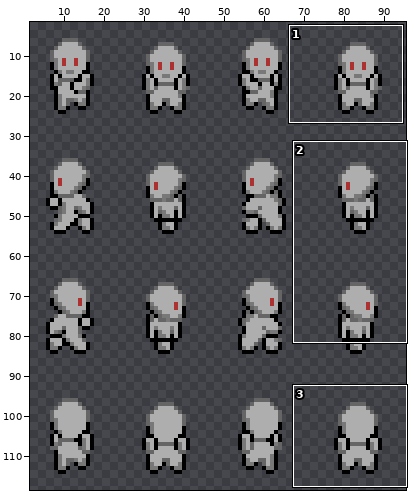
Sprite sheet: Dungeon-Crawler (Godot)/dungeonCrawlerAssets/baseClass-Sheet.png. Above, an overview of the earlier version with the close-up marked.
Close-up. Old version:
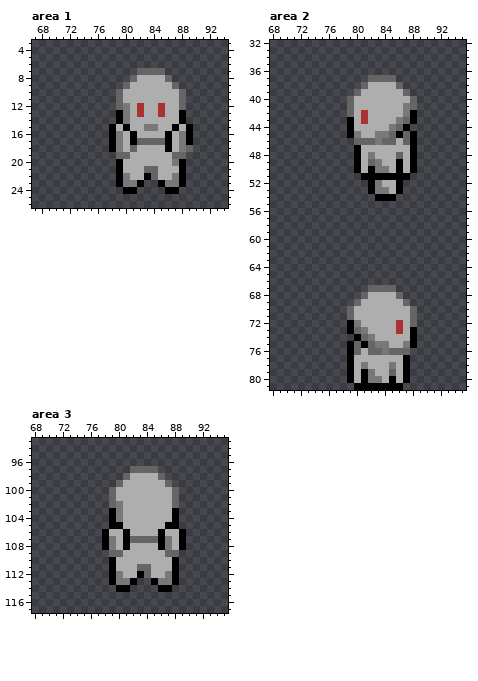
The file is 96x120 pixels. Colours within 5 levels of each other are drawn and written as one. Shown: area 1: x 67..94, y 3..26; area 2: x 68..95, y 32..81; area 3: x 68..95, y 93..117. The wide view leaves out empty margins.
The same view after the edit:
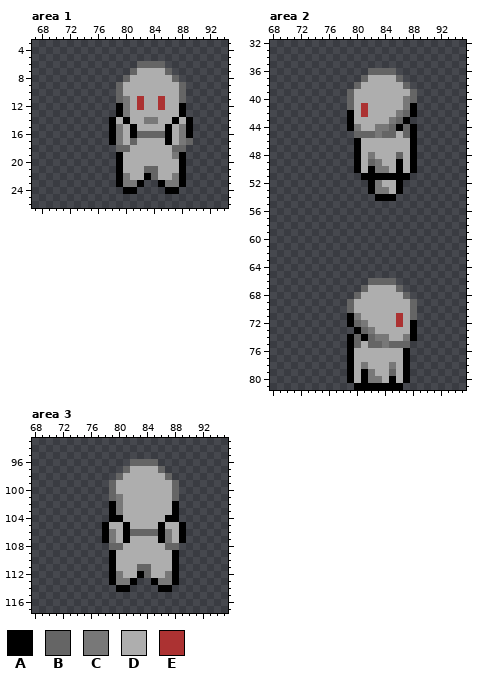
Palette (. is transparent): A #000000  B #656565  C #787878  D #aeaeae  E #ac3232
Change:
Changed rows in their new state; - is an unchanged pixel.
Area 1:
first column x 78:
 6 ----BBBB----
 7 ---BDDDDB---
 8 --BD----DB--
 9 -BD------DB-
11 --C-E--E----
12 -A--------A-
13 ----D--D----
14 ADA--CC--ADA
15 -CDA-DD-ADC-
16 ----BBBB----
17 ---BDDDD---B
18 .BBD----DBB.
19 -AD------CA-
20 ---------D--
Area 2:
first column x 79:
36 ---BBBB---
37 --BDDDDB--
38 -BD----DB-
39 BD------DB
40 --------C-
41 --E------A
42 A------CB-
43 --D---CBA.
44 -C--CCBABA
45 .BBB-B-D--
46 -ADDDDD-D-
first column x 79:
66 ---BBBB---
67 --BDDDDB--
68 -BD----DB-
69 BD------DB
71 AC-----E--
72 -BC------A
73 .ABC---D--
74 ABABCC--C-
75 --D-B-BBB.
76 -D-DDDDDA-
Area 3:
first column x 78:
 96 ----BBBB----
 97 ---BDDDDB---
 98 --BD----DB--
 99 -BD------DB-
101 --C---------
102 -A--------A-
104 --A------A--
105 ADDA----ADDA
106 -C--BBBB-C--
107 ----DDDD----
108 .BBD----DBB.
109 -AD------DA-
Where, in picture pixels (left, top, right, bottom), the same in both close-ups:
changed: (109, 61, 193, 166)
changed: (347, 68, 417, 145)
changed: (347, 278, 417, 355)
changed: (102, 459, 186, 557)
